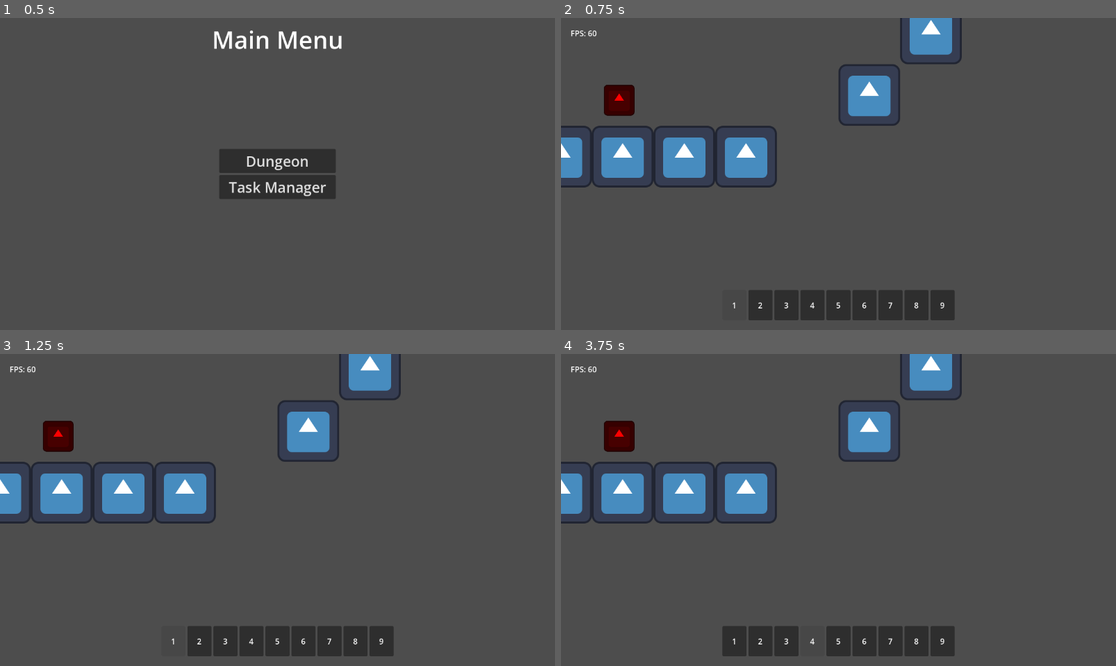
Above: before the commit, frames 1-4 (two rows, left to right).
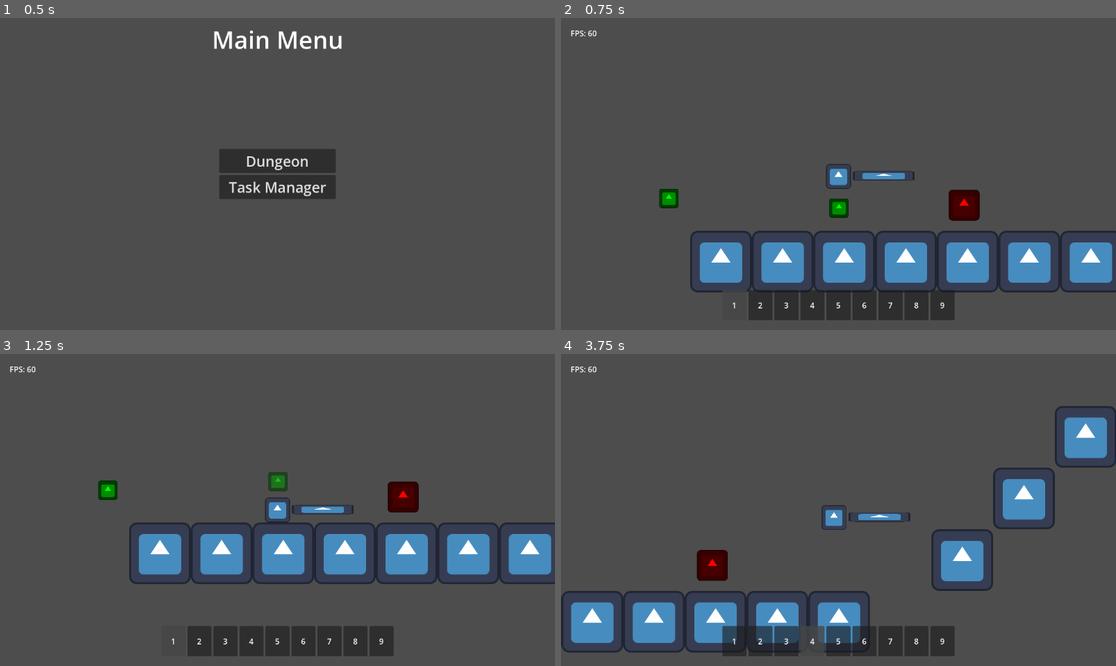
Above: after the commit, the same moments.

Repository: TheHumanMRP/RPG-Life-Tracker
Game: Godot game, scene res://Folders/Systems/Main/Scenes/main_scene.tscn
The game is run twice, just before and just after one commit, with the same random seed, the same clock (stepped at 60 frames per second) and the same inputs. The engine's default icon, where the game draws it, is replaced by a stand-in: a white triangle on a blue panel in a dark square.
Inputs (mouse positions are in pixels of both pictures, inside the frame that each line leads up to):
- Up to frame 1 (0.5 s): no input
- Up to frame 2 (0.75 s): click "Dungeon" at 0.5 s
- Up to frame 3 (1.25 s): no input
- Up to frame 4 (3.75 s): move the mouse to (733, 641) at 1.27 s; hold D (move_right) 1.28-2.78 s; tap T (add_test_sword) at 1.35, 2.85 s; click (733, 641) at 1.42 s; tap Space (jump) at 1.52, 2.27 s; move the mouse to (760, 641) at 2.02 s; tap E (equip_item) at 2.1, 3.6 s; click (760, 641) at 2.17 s; move the mouse to (788, 641) at 2.77 s; hold A (move_left) 2.78-3.53 s; click (788, 641) at 2.92 s; move the mouse to (810, 641) at 3.52 s; hold D (move_right) from 3.53 s (still down); click (810, 641) at 3.67 s

Frame 1 is identical in both runs. In frame 2, 17% of the frame differs, in the area x 0-100%, y 0-88%; in frame 3, 17%; in frame 4, 18%, in the area x 0-100%, y 0-96%.
Error before the commit: Invalid access to property or key 'signal_bus' on a base object of type 'Node (global.gd)'. (res://Folders/Systems/UIMenus/death_menu.gd:18)
Error after the commit: Invalid access to property or key 'info_getter' on a base object of type 'Node (global.gd)'. (res://Folders/Systems/Player/player.gd:48)

Commit message:
Auto commit at 2026-08-27 22:07:46

Diff:
--- a/Folders/Systems/Dungeon_Related/Scripts/level.gd
+++ b/Folders/Systems/Dungeon_Related/Scripts/level.gd
@@ -5,9 +5,9 @@
 @onready var spawn_point_marker: Marker2D
 
 func _ready() -> void:
-	Global.signal_bus.set_game_state.emit(All_Enums.GAME_STATES.Playing)
+	SignalBus.set_game_state.emit(All_Enums.GAME_STATES.Playing)
 
-	Global.signal_bus.respawn_player.connect(_on_player_respawn)
+	SignalBus.respawn_player.connect(_on_player_respawn)
 
 	_setup_spawn_point()
 
@@ -27,4 +27,4 @@
 	add_child(player)
 
 func _on_player_respawn() -> void:
-	Global.signal_bus.set_game_state.emit(All_Enums.GAME_STATES.Playing)
+	SignalBus.set_game_state.emit(All_Enums.GAME_STATES.Playing)
--- a/Folders/Systems/Player/player.gd
+++ b/Folders/Systems/Player/player.gd
@@ -36,7 +36,7 @@
 	health_component.died.connect(_on_player_died)
 	health_component.damage_taken.connect(_on_damage_taken)
 
-	Global.signal_bus.respawn_player.connect(respawn)
+	SignalBus.respawn_player.connect(respawn)
 
 
 ## Ensures all required components exist.
--- a/Folders/Systems/UIMenus/death_menu.gd
+++ b/Folders/Systems/UIMenus/death_menu.gd
@@ -15,7 +15,7 @@
 
 	you_died_label.text = "You Died!"
 
-	Global.signal_bus.player_died.connect(_on_player_died)
+	SignalBus.player_died.connect(_on_player_died)
 
 func _on_player_died() -> void:
 	print("\nDeath Menu: PLayer Died signal received")
@@ -27,14 +27,14 @@
 	show()
 
 func _on_respawn_button_pressed() -> void:
-	Global.signal_bus.respawn_player.emit()
+	SignalBus.respawn_player.emit()
 
 	print("\nDeath Menu: Respawn Button Pressed")
 
 	hide()
 
 func _on_main_menu_button_pressed() -> void:
-	Global.info_getter.get_main_node().switch_to_scene(self, Constants.PATH_TO_MAIN_MENU, true)
+	InfoGetter.get_main_node().switch_to_scene(self, Constants.PATH_TO_MAIN_MENU, true)
 
 func set_global_state() -> void:
-	Global.signal_bus.set_game_state.emit(All_Enums.GAME_STATES.UIMenu)
+	SignalBus.set_game_state.emit(All_Enums.GAME_STATES.UIMenu)
